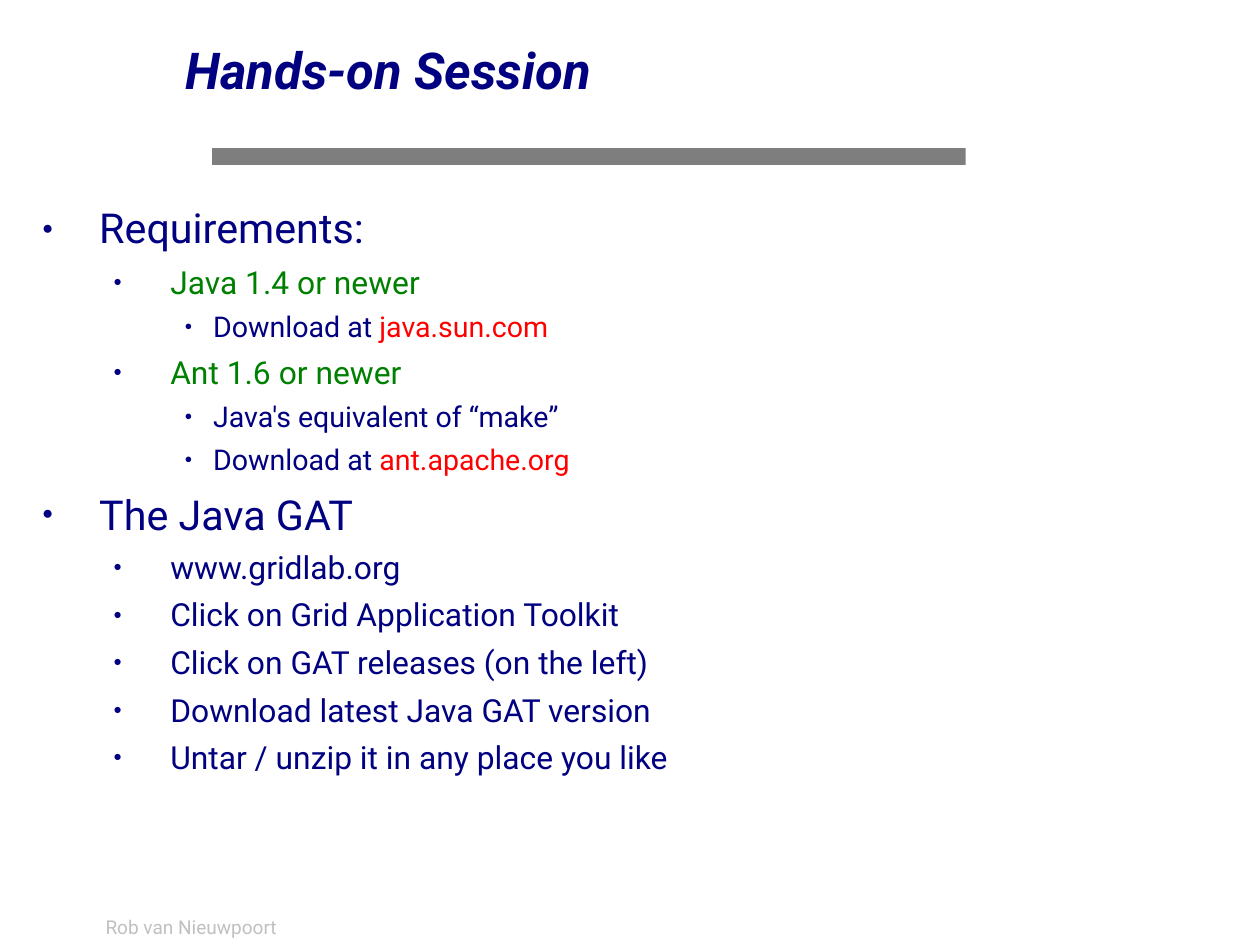
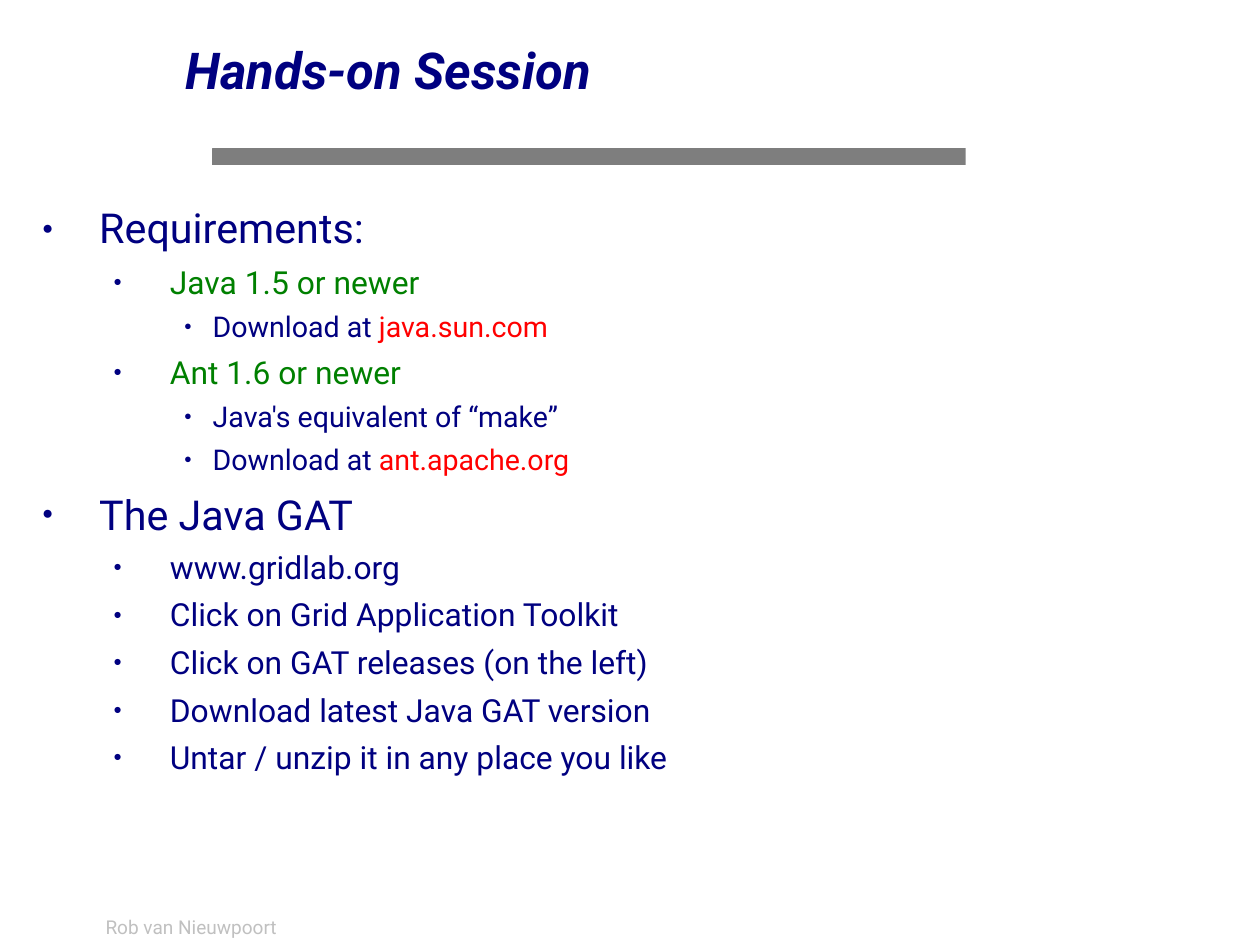
Before and after one commit to JungleComputing/javagat, a slide deck: slide 100 of doc/tutorial/tutorial.ppt (slide 101 before the commit). Drawn at 1260x945 pixels with LibreOffice and Linux fonts; fonts in the diff are those of the drawing; background and template pictures are left out. Boxes give left, top, right and bottom in pixels: in the first picture for what was removed or moved away, otherwise in the second. Text is boxed around its words. In the diff, an @@ line names an element or a change of style, - is before the commit and + after.

```diff
--- a/doc/tutorial/tutorial.ppt
+++ b/doc/tutorial/tutorial.ppt
@@ text at bbox=[99, 213, 667, 776]: indent changed @@
@@ text at bbox=[170, 271, 401, 385]: text changed @@
-  ● Java 1.4 or newer
+  ● Java 1.5 or newer
```
Also in this commit, not shown: 76 other slides changed, 1 slide removed, 14 other files.
